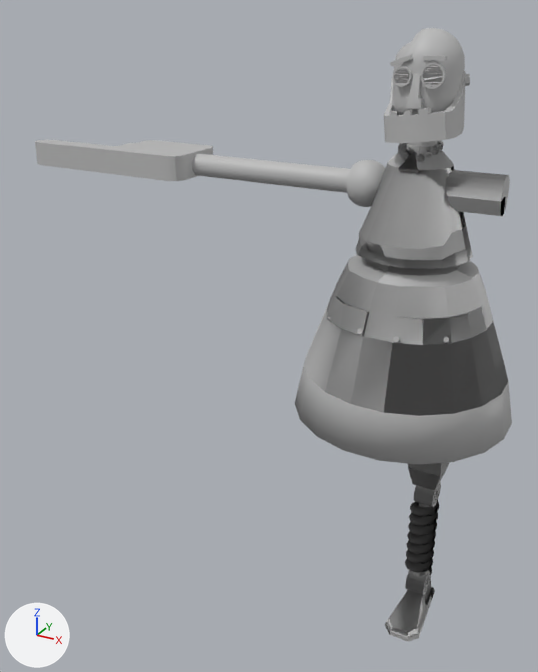
One commit to the FBX model GameJam2020/Assets/Models/Robot Parts/HeadLegTorsoModel.fbx: the scene before it, then after it.
Rendered twice from a 50 mm lens placed at (0.119, -0.373, 0.353), pointed at (-0.087, 0.001, 0.167). Lighting does not change. The marker at lower left points along +X, +Y and +Z. Where no turn or scale is listed for an object, it has been applied to the vertices. Vertices at the same position are counted once.
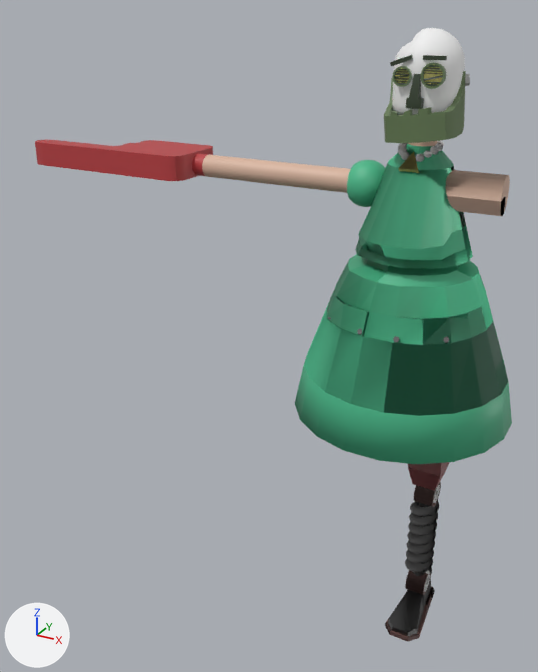
What differs and where, as boxes [x1, y1, x2, y2] in the pictures (538 x 672 px):
part 1 of me_mesh, recoloured (grey to green): [384, 63, 466, 143] in both
part 2 of me_mesh, recoloured (black to yellow): [395, 67, 443, 173] in both
part 3 of me_mesh, recoloured (grey to white): [392, 28, 465, 115] in both
part 4 of me_mesh, recoloured: [390, 55, 447, 109] in both
part 5 of me_mesh, recoloured: [398, 140, 444, 162] in both
part 6 of me_mesh, recoloured (grey to green): [295, 144, 512, 464] in both
part 7 of me_mesh, recoloured (grey to beige): [202, 141, 510, 216] in both
part 8 of me_mesh, recoloured (grey to red): [35, 139, 213, 181] in both
part 9 of me_mesh, recoloured: [328, 317, 449, 343] in both
part 10 of me_mesh, recoloured: [385, 570, 435, 642] in both
part 11 of me_mesh, recoloured: [414, 482, 441, 507] in both
part 12 of me_mesh, recoloured (grey to black): [388, 503, 431, 636] in both
part 13 of me_mesh, recoloured: [405, 485, 440, 592] in both
part 14 of me_mesh, recoloured (black to brown): [408, 462, 450, 490] in both

Patch to the scene script:
```diff
--- a/GameJam2020/Assets/Models/Robot Parts/HeadLegTorsoModel.fbx.py
+++ b/GameJam2020/Assets/Models/Robot Parts/HeadLegTorsoModel.fbx.py
@@ mat_lambert7 @@
+mat_lambert7 = principled_material('lambert7')
+mat_lambert7.base_color = (0.0723, 0.503, 0.266)  # green #4cbc8d
@@ mat_lambert13 @@
+mat_lambert13 = principled_material('lambert13')
+mat_lambert13.base_color = (0.85, 0.85, 0.85)  # white #ededed
@@ mat_lambert3 @@
+mat_lambert3 = principled_material('lambert3')
+mat_lambert3.base_color = (1.0, 0.92, 0.324)  # yellow #fff69a
@@ mat_lambert6 @@
+mat_lambert6 = principled_material('lambert6')
+mat_lambert6.base_color = (0.497, 0.0502, 0.0549)  # red #bb3f42
@@ mat_lambert15 @@
+mat_lambert15 = principled_material('lambert15')
+mat_lambert15.base_color = (0.074, 0.074, 0.074)  # dark grey #4d4d4d
@@ mat_lambert12 @@
+mat_lambert12 = principled_material('lambert12')
+mat_lambert12.base_color = (0.581, 0.188, 0.193)  # pink #c9787a
@@ mat_phong1 @@
+mat_phong1 = principled_material('phong1')
+mat_phong1.base_color = (0.89, 0.89, 0.89)  # white #f2f2f2
+mat_phong1.roughness = 0.553
+mat_phong1.emission_color = (0.0129, 0.0129, 0.0129)  # black #1e1e1e
+mat_phong1.emission_strength = 1.0
@@ mat_lambert4 @@
+mat_lambert4 = principled_material('lambert4')
+mat_lambert4.base_color = (0.133, 0.202, 0.0887)  # dark green #667c54
@@ mat_lambert16 @@
+mat_lambert16 = principled_material('lambert16')
+mat_lambert16.base_color = (0.705, 0.468, 0.352)  # beige #dbb6a0
@@ mat_lambert14 @@
+mat_lambert14 = principled_material('lambert14')
+mat_lambert14.base_color = (0.135, 0.0689, 0.062)  # brown #674a46
@@ mat_lambert10 @@
+mat_lambert10 = principled_material('lambert10')
+mat_lambert10.base_color = (0.161, 0.161, 0.161)  # grey #707070
@@ mat_lambert9 @@
+mat_lambert9 = principled_material('lambert9')
+mat_lambert9.base_color = (1.0, 1.0, 1.0)  # white #ffffff
@@ mat_lambert5 @@
+mat_lambert5 = principled_material('lambert5')
+mat_lambert5.base_color = (0.0343, 0.0529, 0.0273)  # dark green #34412e
@@ me_mesh @@
 me_mesh.from_pydata(...)  # 8187 vertices, 8526 faces; spans x -0.251..0.063, y -0.061..0.061, z 0.001..0.345
+# me_mesh part 1: 306 of the faces centred in x -0.016..0.022, y -0.025..0.008, z 0.294..0.33 switch from mat_lambert2 (grey #bcbcbc) to mat_lambert4 (dark green #667c54)
+# me_mesh part 2: 45 of the faces centred in x -0.008..0.013, y -0.018..-0.015, z 0.281..0.328 switch from mat_lambert2 (grey #bcbcbc) to mat_lambert3 (yellow #fff69a)
+# me_mesh part 3: 272 of the faces centred in x -0.015..0.018, y -0.016..0.017, z 0.301..0.345 switch from mat_lambert2 (grey #bcbcbc) to mat_phong1 (white #f2f2f2)
+# me_mesh part 4: 213 of the faces centred in x -0.012..0.015, y -0.019..-0.013, z 0.31..0.334 switch from mat_lambert2 (grey #bcbcbc) to mat_lambert5 (dark green #34412e)
+# me_mesh part 5: 2100 of the faces centred in x -0.01..0.012, y -0.014..0.011, z 0.284..0.293 switch from mat_lambert2 (grey #bcbcbc) to mat_lambert9 (white #ffffff)
+# me_mesh part 6: 666 of the faces centred in x -0.057..0.06, y -0.059..0.059, z 0.142..0.305 switch from mat_lambert2 (grey #bcbcbc) to mat_lambert7 (green #4cbc8d)
+# me_mesh part 7: 379 of the faces centred in x -0.124..0.045, y -0.01..0.009, z 0.26..0.303 switch from mat_lambert2 (grey #bcbcbc) to mat_lambert16 (beige #dbb6a0)
+# me_mesh part 8: all 237 faces centred in x -0.249..-0.131, y -0.02..0.023, z 0.261..0.276 switch from mat_lambert2 (grey #bcbcbc) to mat_lambert6 (red #bb3f42)
+# me_mesh part 9: all 72 faces centred in x -0.03..0.034, y -0.048..-0.034, z 0.203..0.205 switch from mat_lambert2 (grey #bcbcbc) to mat_lambert10 (grey #707070)
+# me_mesh part 10: 164 of the faces centred in x 0.013..0.032, y -0.033..0.017, z 0.001..0.027 switch from mat_lambert2 (grey #bcbcbc) to mat_lambert14 (brown #674a46)
+# me_mesh part 11: 140 of the faces centred in x 0.016..0.027, y -0.007..0.009, z 0.08..0.094 switch from mat_lambert2 (grey #bcbcbc) to mat_lambert14 (brown #674a46)
+# me_mesh part 12: 150 of the faces centred in x 0.015..0.029, y -0.032..0.016, z 0.006..0.148 switch from mat_lambert2 (grey #bcbcbc) to mat_lambert15 (dark grey #4d4d4d)
+# me_mesh part 13: 3141 of the faces centred in x 0.013..0.029, y -0.008..0.01, z 0.014..0.093 switch from mat_lambert2 (grey #bcbcbc) to mat_lambert13 (white #ededed)
+# me_mesh part 14: 10 of the faces centred in x 0.012..0.031, y -0.013..0.013, z 0.097..0.144 switch from mat_lambert2 (grey #bcbcbc) to mat_lambert12 (pink #c8787a)
```
